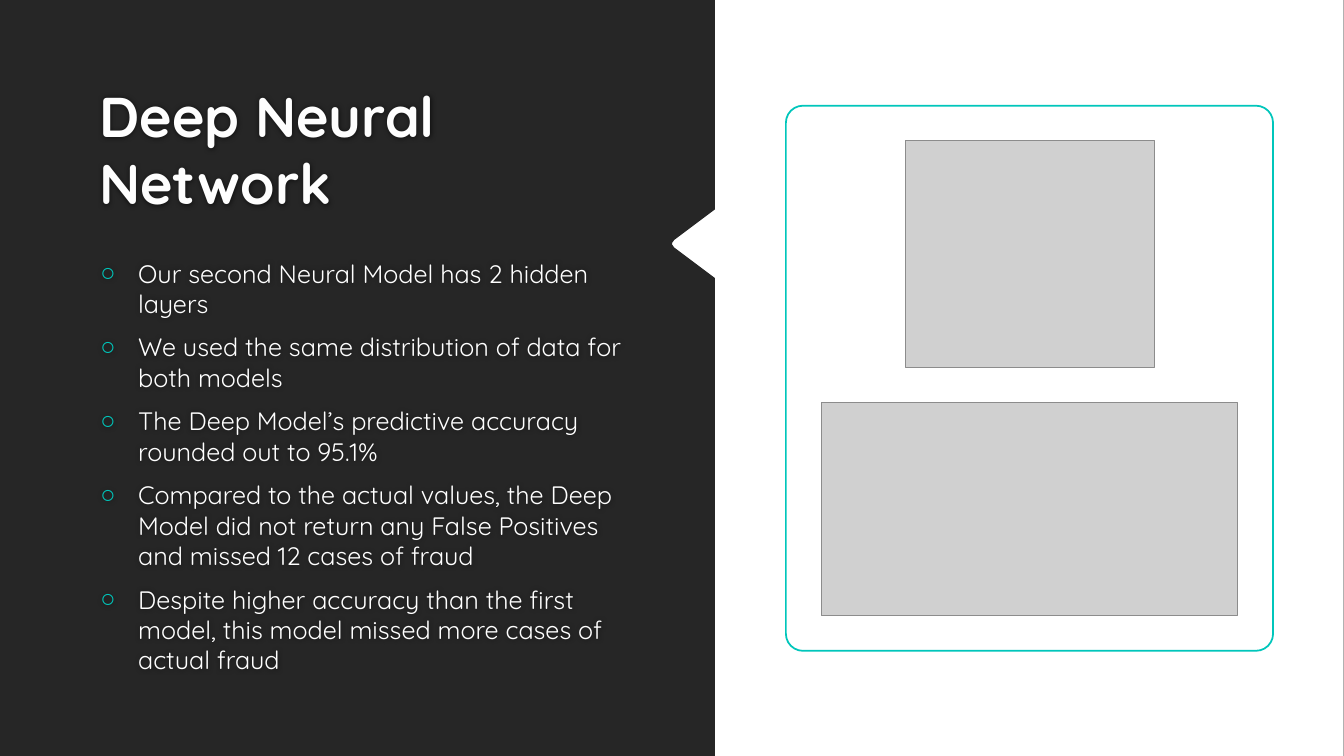
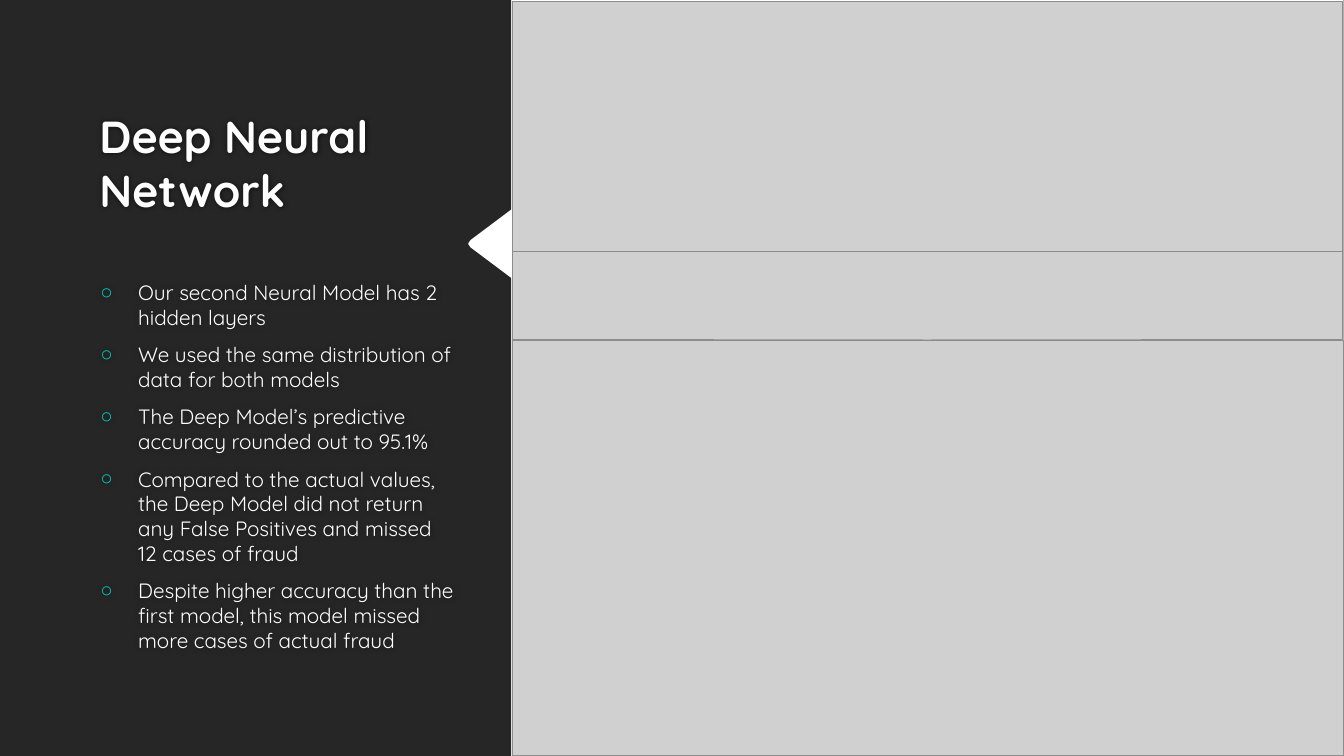
Before and after one commit to Sal-r/Credit-Card-Fraud, a slide deck: slide 9 of Credit_Card_Fraud_Presentation.pptx (slide 10 before the commit). Drawn at 1344x756 pixels with LibreOffice and Linux fonts; fonts in the diff are those of the drawing; grey boxes stand for pictures; background and template pictures are left out. Boxes give left, top, right and bottom in pixels: in the first picture for what was removed or moved away, otherwise in the second. Text is boxed around its words. In the diff, an @@ line names an element or a change of style, - is before the commit and + after.

```diff
--- a/Credit_Card_Fraud_Presentation.pptx
+++ b/Credit_Card_Fraud_Presentation.pptx
@@ freeform shape: place and size @@
-freeform shape at (0,0,715,756)
+freeform shape at (0,0,511,756)
@@ picture added at (512,1,1342,251) @@
@@ title "Deep Neural Network" at (99,120,368,208): size 40 to 32 pt @@
@@ rounded rectangle: place and size @@
-rounded rectangle at (786,106,1273,651)
+rounded rectangle at (582,106,1273,651)
@@ picture removed at (905,140,1154,367) @@
@@ text "Our second Neural Model has ..." at (138,284,453,648): size 18 to 14.8 pt @@
@@ picture added at (512,252,1342,341) @@
@@ picture added at (512,340,1344,755) @@
@@ picture removed at (822,402,1238,616) @@
```
Also in this commit, not shown: 5 other slides changed, 1 slide removed, 9 other files.
